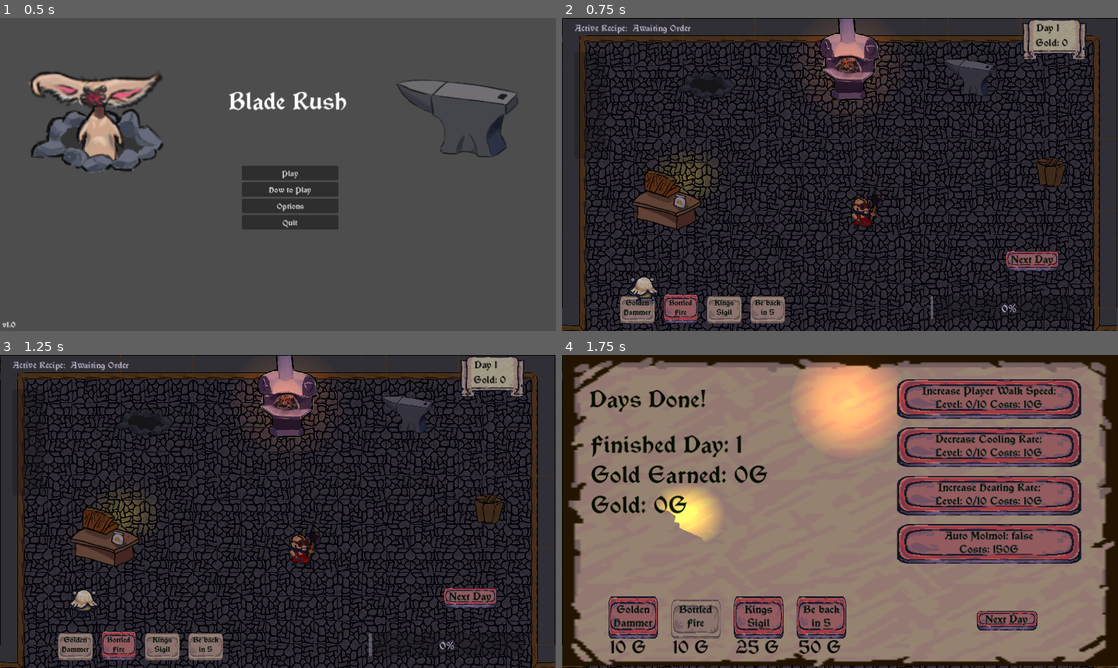
Above: before the commit, frames 1-4 (two rows, left to right).
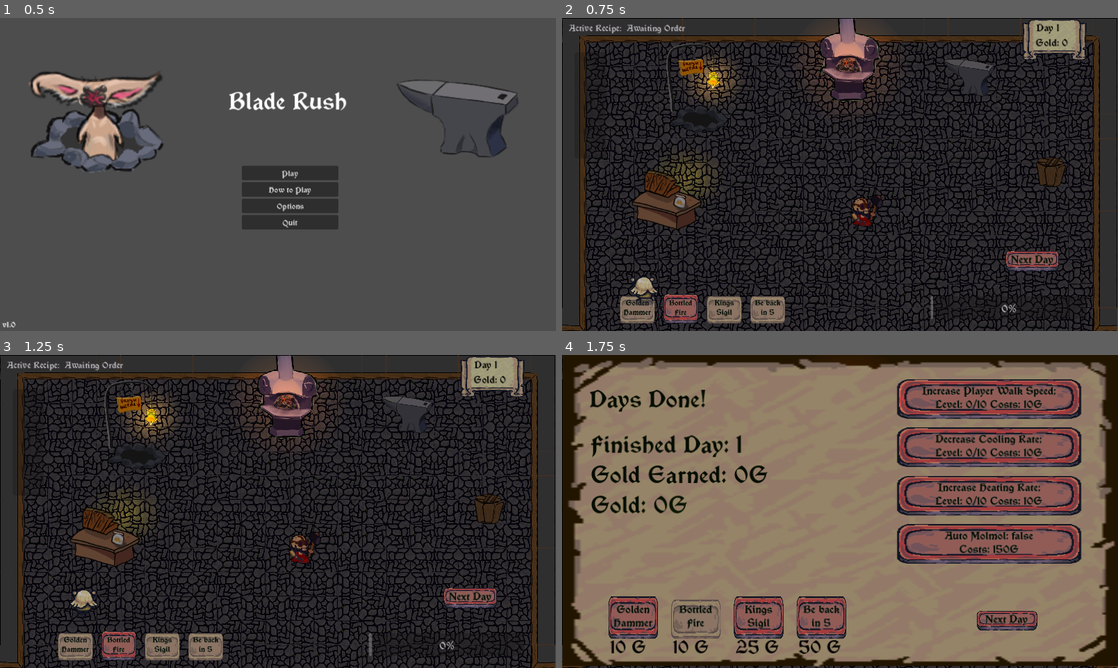
Above: after the commit, the same moments.

Repository: kevinjarocki/BladeRush2.0
Game: Godot game, scene res://menu.tscn
Two runs of this game, one before a commit and one after it. Both use one fixed random seed, a clock stepped at 60 frames per second and the inputs below.
Inputs:
- Up to frame 1 (0.5 s): no input
- Up to frame 2 (0.75 s): click "Play" at 0.5 s
- Up to frame 3 (1.25 s): no input
- Up to frame 4 (1.75 s): click "Next Day" at 1.25 s

Frame 1 is identical in both runs. In frame 2, 1.7% of the frame differs, in the area x 1-32%, y 2-37%; in frame 3, 1.7%; in frame 4, 5.7%, in the area x 16-61%, y 2-60%.

Commit message:
light for molmol

Diff:
--- a/AnvilGame.tscn
+++ b/AnvilGame.tscn
@@ -162,6 +162,8 @@
 
 [node name="GPUParticles2D" type="GPUParticles2D" parent="."]
 modulate = Color(1, 0.403922, 0.0588235, 0.470588)
+z_index = 1
+y_sort_enabled = true
 position = Vector2(587, 357)
 scale = Vector2(0.2, 0.2)
 emitting = false
--- a/end_day.tscn
+++ b/end_day.tscn
@@ -18,6 +18,8 @@
 script = ExtResource("1_5xngi")
 
 [node name="Sprite2D" type="Sprite2D" parent="."]
+light_mask = 16
+visibility_layer = 16
 z_index = -5
 position = Vector2(576, 325)
 scale = Vector2(5.97917, 3.36458)
--- /dev/null
+++ b/lamp.tscn
@@ -0,0 +1,34 @@
+[gd_scene load_steps=5 format=3 uid="uid://cegfh61h80clf"]
+
+[ext_resource type="Texture2D" uid="uid://b3j5kek71apia" path="res://Assets/Shareef/sign2.png" id="1_fw450"]
+
+[sub_resource type="Gradient" id="Gradient_f208e"]
+offsets = PackedFloat32Array(0, 0.558442, 0.772727)
+colors = PackedColorArray(1, 1, 1, 1, 0.0672268, 0.0672268, 0.0672268, 1, 0, 0, 0, 1)
+
+[sub_resource type="GradientTexture2D" id="GradientTexture2D_m1j3h"]
+gradient = SubResource("Gradient_f208e")
+fill = 1
+fill_from = Vector2(0.477064, 0.477064)
+
+[sub_resource type="OccluderPolygon2D" id="OccluderPolygon2D_a6746"]
+polygon = PackedVector2Array(75.5245, -86.7133, 78.3217, -22.3776, 58.7413, -19.5804, 16.7832, -16.7832, -33.5665, -5.59441, -44.7552, -13.986, -44.7552, -44.7552, -55.9441, -86.7133, -44.7552, -89.5105, 0, -89.5105, 44.7552, -92.3077, 64.3356, -97.9021)
+
+[node name="Lamp" type="Sprite2D"]
+position = Vector2(280, 70)
+scale = Vector2(0.3575, 0.3575)
+texture = ExtResource("1_fw450")
+
+[node name="PointLight2D" type="PointLight2D" parent="."]
+position = Vector2(134.266, 22.3776)
+scale = Vector2(5.97924, 5.54218)
+color = Color(1, 0.737255, 0.207843, 1)
+energy = 2.0
+shadow_enabled = true
+shadow_item_cull_mask = 8
+texture = SubResource("GradientTexture2D_m1j3h")
+
+[node name="LightOccluder2D" type="LightOccluder2D" parent="."]
+position = Vector2(2.7972, 0)
+occluder = SubResource("OccluderPolygon2D_a6746")
+occluder_light_mask = 8
--- a/ore_box.tscn
+++ b/ore_box.tscn
@@ -97,6 +97,8 @@
 
 [node name="OreBox" type="AnimatedSprite2D"]
 modulate = Color(0.54902, 0.54902, 0.54902, 1)
+light_mask = 9
+visibility_layer = 9
 sprite_frames = SubResource("SpriteFrames_scdnw")
 animation = &"Start"
 metadata/_edit_group_ = true
--- a/shop.tscn
+++ b/shop.tscn
@@ -24,6 +24,7 @@
 [ext_resource type="PackedScene" uid="uid://dlgvjnk6rw5xy" path="res://trashCan.tscn" id="21_lpgaf"]
 [ext_resource type="AudioStream" uid="uid://db4md3siwxiht" path="res://Assets/Sounds/racoon-gecker (1).mp3" id="23_7iopb"]
 [ext_resource type="Texture2D" uid="uid://bl7n336mfvqcn" path="res://Assets/Shareef/coin.png" id="23_ijiq0"]
+[ext_resource type="PackedScene" uid="uid://cegfh61h80clf" path="res://lamp.tscn" id="25_1k1tr"]
 
 [sub_resource type="TileSetAtlasSource" id="TileSetAtlasSource_xo30u"]
 texture = ExtResource("3_v2og8")
@@ -113,7 +114,7 @@
 layer_0/tile_data = PackedInt32Array(786432, 0, 0, 720896, 0, 1, 655360, 0, 1, 589824, 0, 1, 524288, 0, 1, 458752, 0, 1 …(1934 unchanged characters)…
 
 [node name="OreBox" parent="." instance=ExtResource("2_lioss")]
-position = Vector2(305, 121)
+position = Vector2(290, 191)
 
 [node name="Forge" parent="." instance=ExtResource("3_oi4xx")]
 position = Vector2(495, 1)
@@ -162,8 +163,9 @@
 
 [node name="ActiveRecipe" type="Label" parent="GUI HUD"]
 layout_mode = 0
+offset_left = -12.0
 offset_top = -13.0
-offset_right = 224.0
+offset_right = 212.0
 offset_bottom = 10.0
 text = "Active Recipe: Waiting order"
 label_settings = SubResource("LabelSettings_8qs8s")
@@ -292,7 +294,7 @@
 stream = ExtResource("23_7iopb")
 
 [node name="DirectionalLight2D" type="DirectionalLight2D" parent="."]
-color = Color(0.666667, 0.729412, 0.498039, 1)
+color = Color(0.67451, 0.705882, 0.666667, 1)
 energy = 0.4
 blend_mode = 1
 shadow_enabled = true
@@ -307,6 +309,10 @@
 one_shot = true
 explosiveness = 0.9
 randomness = 0.38
+
+[node name="Lamp" parent="." instance=ExtResource("25_1k1tr")]
+position = Vector2(261, 122)
+scale = Vector2(0.4, 0.4)
 
 [connection signal="ready" from="." to="." method="_on_ready"]
 [connection signal="animation_finished" from="OreBox" to="." method="_on_ore_box_animation_finished1"]
--- a/trashCan.tscn
+++ b/trashCan.tscn
@@ -57,7 +57,7 @@
 
 [node name="AnimatedSprite2D" type="AnimatedSprite2D"]
 modulate = Color(0.94902, 0.94902, 0.94902, 1)
-scale = Vector2(2, 2)
+z_index = -5
 sprite_frames = SubResource("SpriteFrames_5dwqu")
 animation = &"grab"
 frame = 6
Binary file added: Assets/Shareef/sign2.png
Not shown, added: Assets/Shareef/sign2.png.import
Not shown: 1 places in shop.tscn that only renumber resources
Not shown, added: Assets/Shareef/sign1.kra
Not shown, added: Assets/Shareef/sign2.kra
Not shown, added: Assets/Shareef/sign2.kra~
